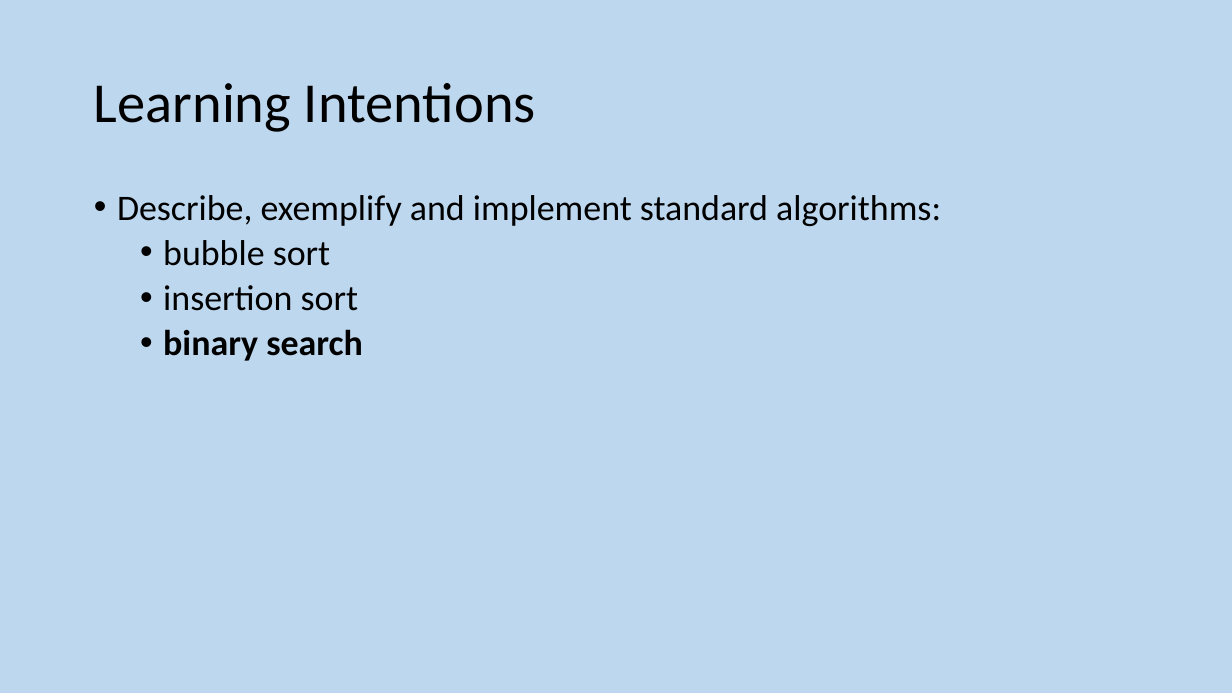
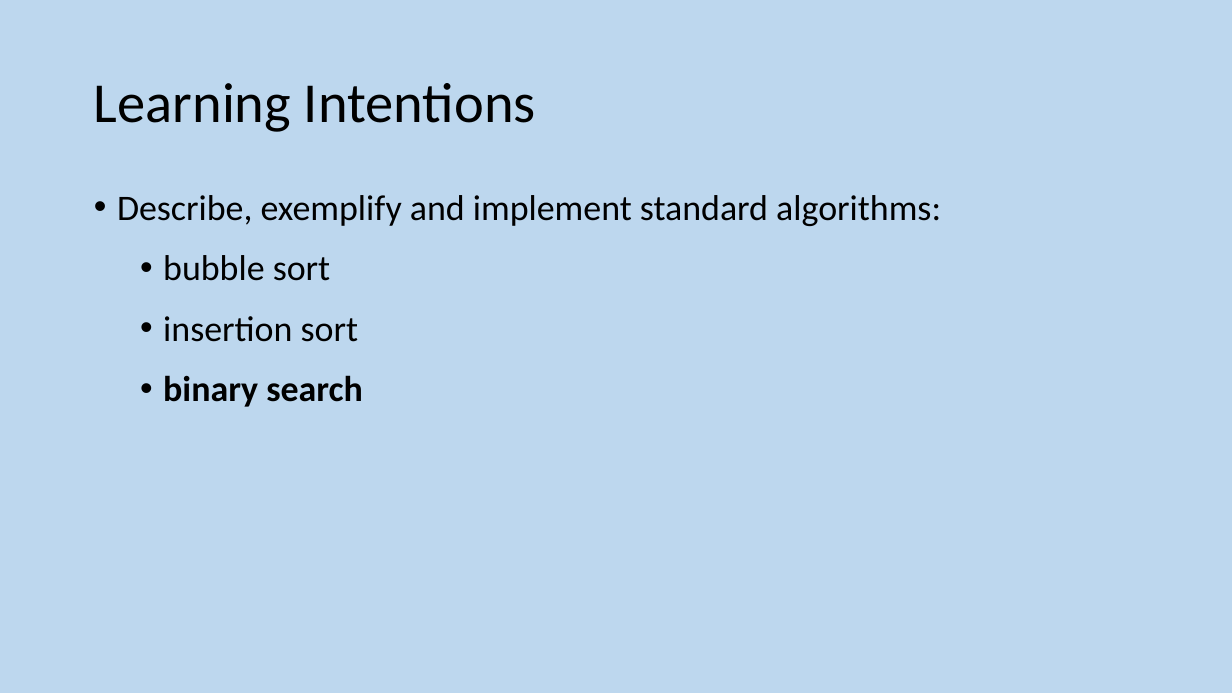
Before and after one commit to MrFriendCS/MrFriendCS.github.io, a slide deck: slide 37 of ah-cs/sdd/AH CS SDD Slides.pptx. Drawn at 1232x693 pixels with LibreOffice and Linux fonts; fonts in the diff are those of the drawing. Boxes give left, top, right and bottom in pixels: in the first picture for what was removed or moved away, otherwise in the second. Text is boxed around its words. In the diff, an @@ line names an element or a change of style, - is before the commit and + after.

```diff
--- a/ah-cs/sdd/AH CS SDD Slides.pptx
+++ b/ah-cs/sdd/AH CS SDD Slides.pptx
@@ text "Describe, exemplify and implement standard ..." at (117,195,941,407): more space between paragraphs @@
```
Also in this commit, not shown: 3 other slides changed, 1 other file.
